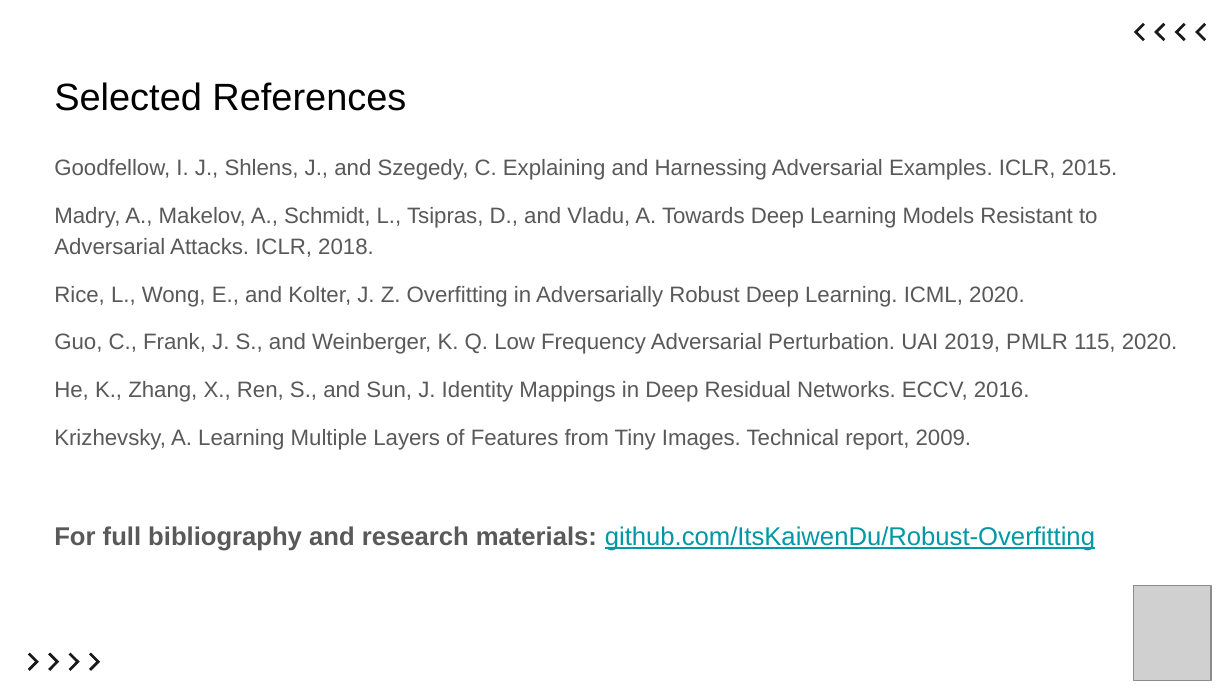
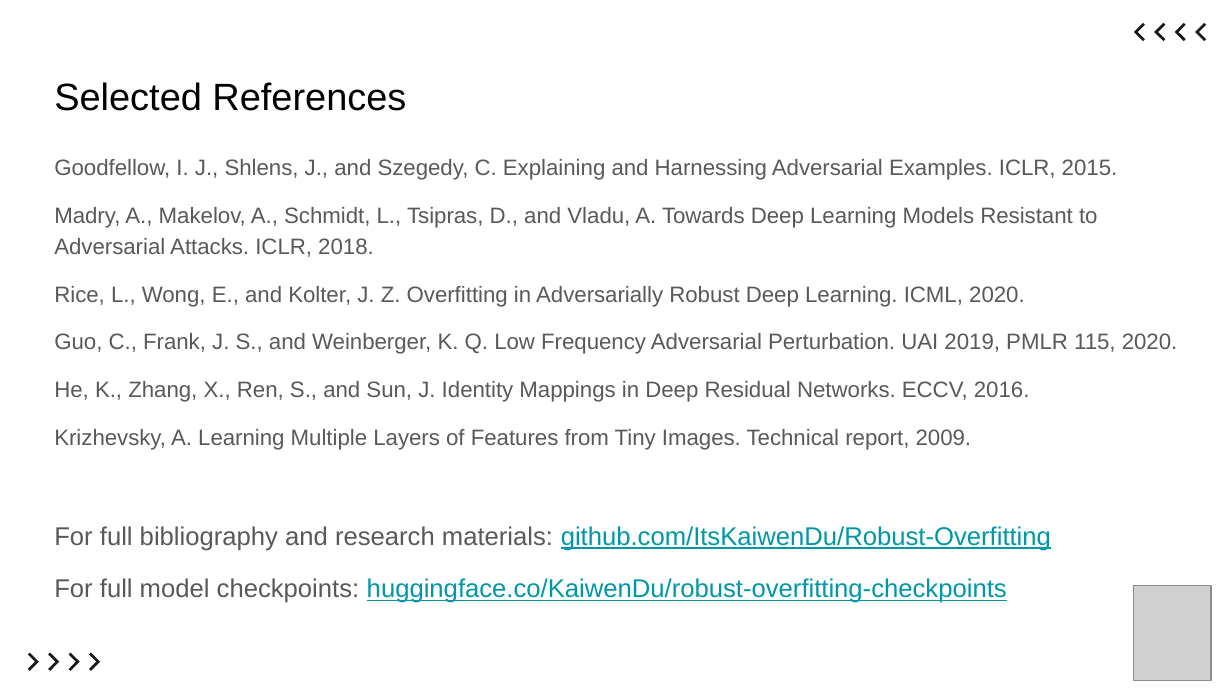
Before and after one commit to ItsKaiwenDu/Robust-Overfitting, a slide deck: slide 14 of report/slides.pptx. Drawn at 1232x693 pixels with LibreOffice and Linux fonts; fonts in the diff are those of the drawing; grey boxes stand for pictures. Boxes give left, top, right and bottom in pixels: in the first picture for what was removed or moved away, otherwise in the second. Text is boxed around its words. In the diff, an @@ line names an element or a change of style, - is before the commit and + after.

```diff
--- a/report/slides.pptx
+++ b/report/slides.pptx
@@ text at [54, 526, 1051, 551]: bold off in "For full bibliography and research materials:"; less space between paragraphs @@
@@ text at [54, 578, 1007, 603]: paragraph added @@
+For full model checkpoints: huggingface.co/KaiwenDu/robust-overfitting-checkpoints
```
Also in this commit, not shown: 4 other slides changed, 2 other files.
